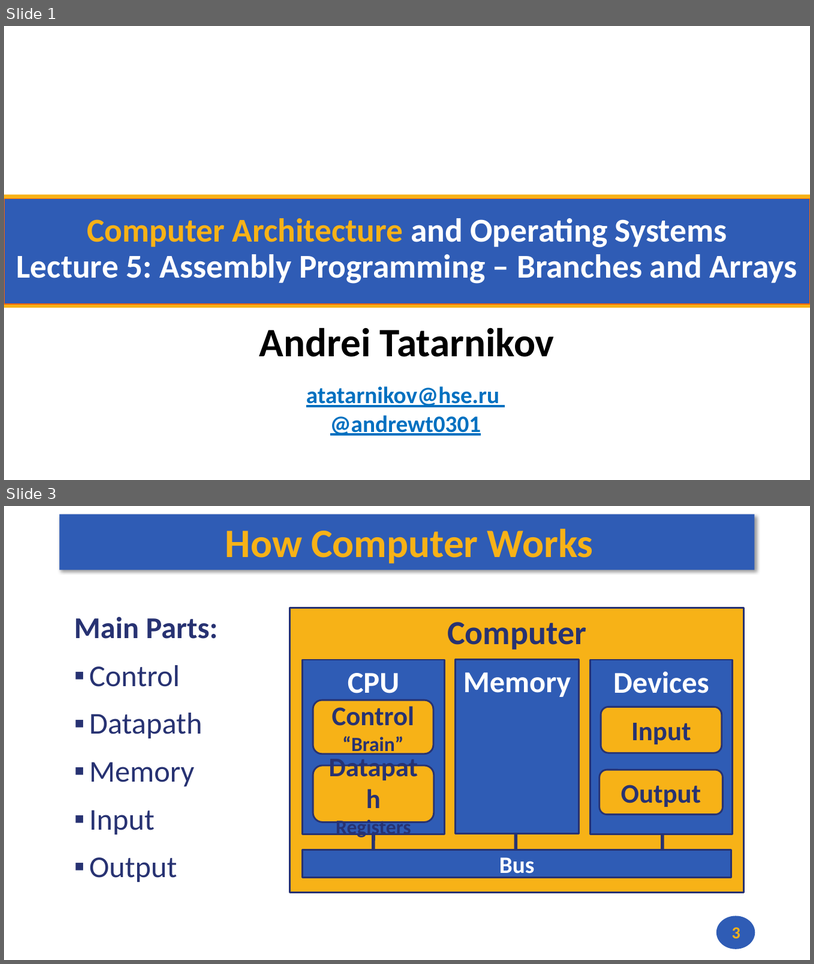
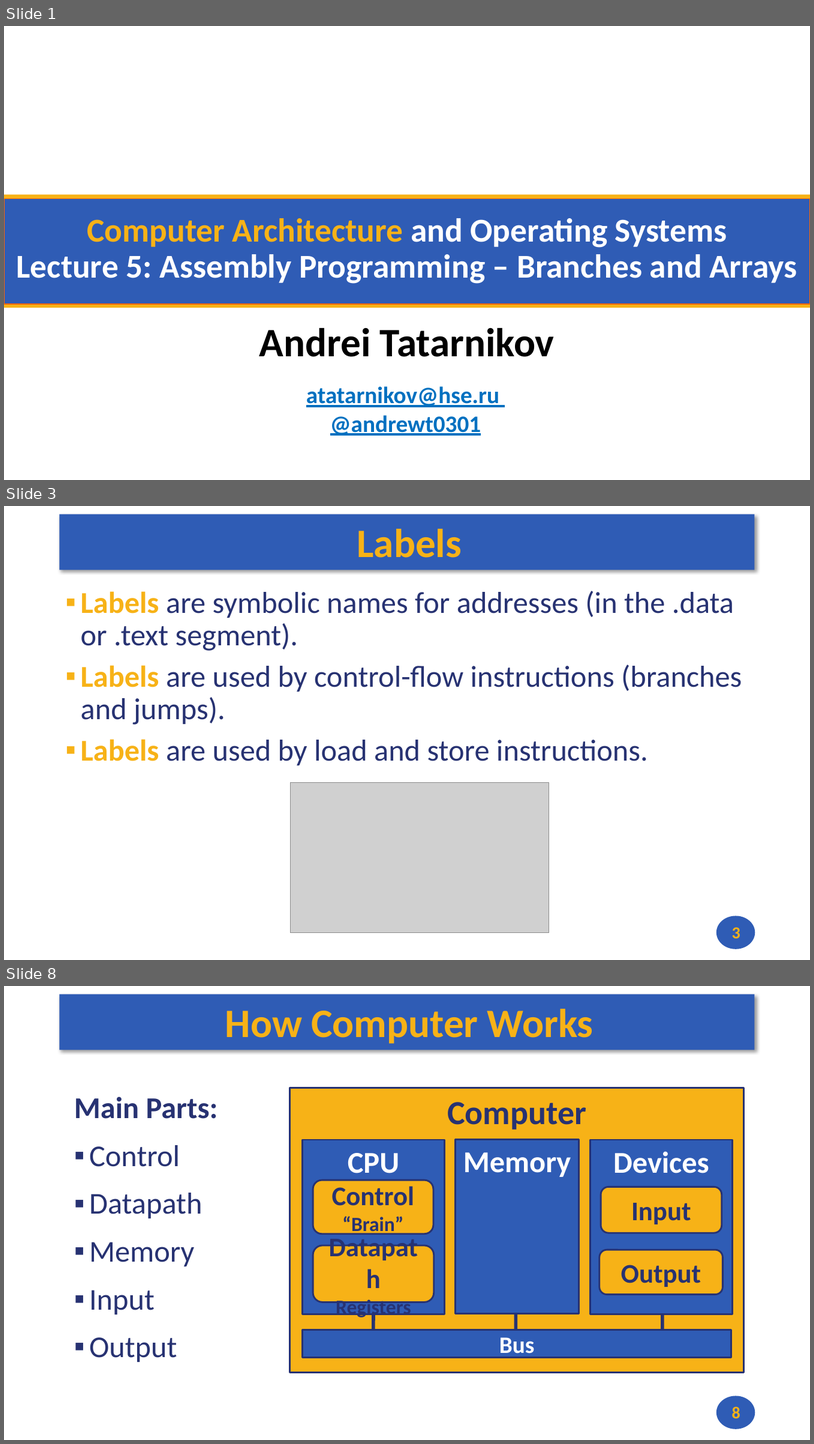
Before and after one commit to andrewt0301/hse-acos-course, a slide deck: docs/part1ca/05_MacrosBranchesArrays/CA_Lecture_05.pptx. Shown one above the other, each under a label of ours: slides 1 and 3 before the commit, slides 1, 3 and 8 after it; the slides between them are not shown. The pictures are 814x964 and 814x1444 pixels, drawn with LibreOffice and Linux fonts; fonts in the diff are those of the drawing; grey boxes stand for pictures; background and template pictures are left out. Boxes give left, top, right and bottom in pixels: in the first picture for what was removed or moved away, otherwise in the second. Text is boxed around its words. In the diff, an @@ line names an element or a change of style, - is before the commit and + after.

```diff
--- a/docs/part1ca/05_MacrosBranchesArrays/CA_Lecture_05.pptx
+++ b/docs/part1ca/05_MacrosBranchesArrays/CA_Lecture_05.pptx
@@ slide 3 added at <box>4,506,810,960</box>, background #FFFFFF; not listed: 2 template elements that a slide beside it also shows @@
@@ title added at <box>357,529,462,558</box>, 48 pt, text #F7B217, bold @@
+Labels
@@ text added at <box>81,591,742,765</box>, 36 pt, text #273272 @@
+▪ Labels are symbolic names for addresses (in the .data or .text segment).
+▪ Labels are used by control-flow instructions (branches and jumps).
+▪ Labels are used by load and store instructions.
@@ picture added at <box>291,783,549,933</box> @@
@@ page number added at <box>732,927,741,938</box>, 20 pt, text #F7B217, bold @@
+3
@@ what was slide 3 is now slide 8 @@
@@ page number at <box>732,1406,741,1418</box>: text changed @@
-3
+8
```
Also in this commit, not shown: 1 slide changed, 4 other slides added, 3 other files.
